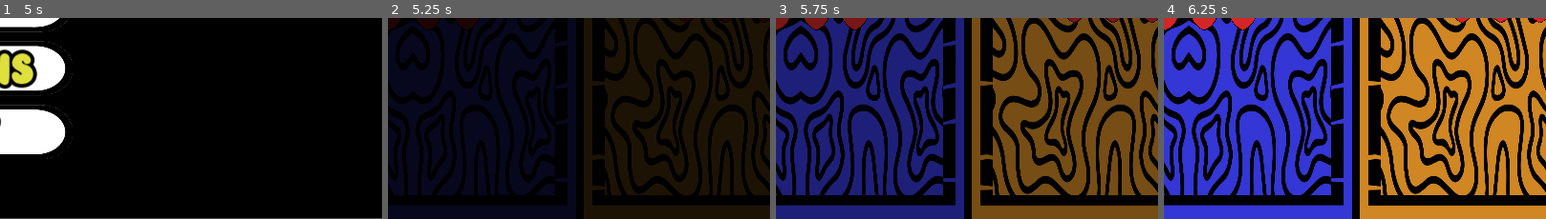
Above: before the commit, frames 1-4 (left to right).
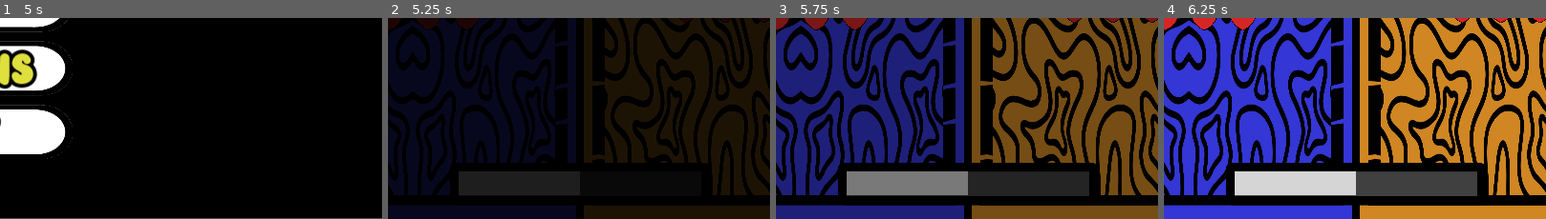
Above: after the commit, the same moments.

Repository: pablo4licante/gamejam-25
Game: Godot game, scene res://menu/src_menu.tscn
Two runs of this game, one before a commit and one after it. Both use one fixed random seed, a clock stepped at 60 frames per second and the inputs below. Video files are missing from this copy of the repository; at most half a second of black plays in their place.
Inputs (mouse positions are % of the whole screen's width and height, from its top left):
- Up to frame 1 (5 s): click "OPTIONS" at 0.5 s; click "VOLUME" at 1.25 s; click "MUTE" at 2 s; click "VENTANA" at 2.75 s; click "FULL" at 3.5 s; click "BACK" at 4.25 s
- Up to frame 2 (5.25 s): click "PLAY" at 5 s
- Up to frame 3 (5.75 s): no input
- Up to frame 4 (6.25 s): move the mouse to (72, 45) at 5.77 s; hold D (1_right) from 5.78 s (still down); tap W (1_up) at 6.02 s
The pictures show only the part of the screen within x 25-75%, y 50-100%; the shares and areas given below are measured in that part.

Frame 1 is identical in both runs. In frame 2, 4.0% of the frame differs, in the area x 16-85%, y 72-93%; in frame 3, 11%; in frame 4, 11%, in the area x 16-85%, y 72-94%.

Commit message:
Mejor barra

Diff:
--- a/escenas/managers/main.tscn
+++ b/escenas/managers/main.tscn
@@ -26,7 +26,6 @@
 [ext_resource type="Texture2D" uid="uid://qdnvydefdwbu" path="res://assets/sprites/animacion_perder_vida/corazon-8.png" id="22_8qct6"]
 [ext_resource type="Texture2D" uid="uid://bfjvjl7qim2vw" path="res://assets/sprites/animacion_perder_vida/corazon-9.png" id="23_lre2r"]
 [ext_resource type="PackedScene" uid="uid://cvhxnysvvgnnl" path="res://escenas/ui/fin_de_juego.tscn" id="24_by3al"]
-
 [ext_resource type="Texture2D" uid="uid://4j6s4ytv8mfq" path="res://assets/fondos/fondo_vidas_azul.png" id="24_pfopr"]
 [ext_resource type="Texture2D" uid="uid://hbfjd6vv20dk" path="res://assets/fondos/fondo_vidas_naranja.png" id="25_aqjo7"]
 [ext_resource type="AudioStream" uid="uid://b3qwadna6t4rx" path="res://assets/sonidos/Victory.wav" id="27_bjxc6"]
@@ -38,6 +37,22 @@
 texture = ExtResource("25_aqjo7")
 
 [sub_resource type="StyleBoxEmpty" id="StyleBoxEmpty_lwxc3"]
+
+[sub_resource type="StyleBoxFlat" id="StyleBoxFlat_ray8a"]
+bg_color = Color(0.299547, 0.299547, 0.299547, 1)
+border_width_left = 24
+border_width_top = 24
+border_width_right = 24
+border_width_bottom = 24
+border_color = Color(0, 0, 0, 1)
+corner_radius_top_left = 16
+corner_radius_top_right = 16
+corner_radius_bottom_right = 16
+corner_radius_bottom_left = 16
+expand_margin_left = 24.0
+expand_margin_top = 24.0
+expand_margin_right = 24.0
+expand_margin_bottom = 26.0
 
 [sub_resource type="StyleBoxFlat" id="StyleBoxFlat_nr1ry"]
 bg_color = Color(1, 1, 1, 1)
@@ -241,7 +256,6 @@
 theme_override_styles/panel = SubResource("StyleBoxEmpty_lwxc3")
 
 [node name="ContadorJuego" type="ProgressBar" parent="CanvasLayer/PanelHUD"]
-visible = false
 z_index = 2
 layout_mode = 1
 anchors_preset = -1
@@ -249,13 +263,14 @@
 anchor_top = 1.0
 anchor_right = 0.5
 anchor_bottom = 1.0
-offset_left = -200.0
-offset_top = -60.0
-offset_right = 200.0
-offset_bottom = -30.0
+offset_left = -325.0
+offset_top = -127.0
+offset_right = 325.0
+offset_bottom = -63.0
 grow_horizontal = 2
 grow_vertical = 0
 theme_override_colors/font_color = Color(1, 1, 1, 1)
+theme_override_styles/background = SubResource("StyleBoxFlat_ray8a")
 theme_override_styles/fill = SubResource("StyleBoxFlat_nr1ry")
 value = 50.0
 show_percentage = false
Not shown: 1 places in escenas/managers/main.tscn that only renumber resources
